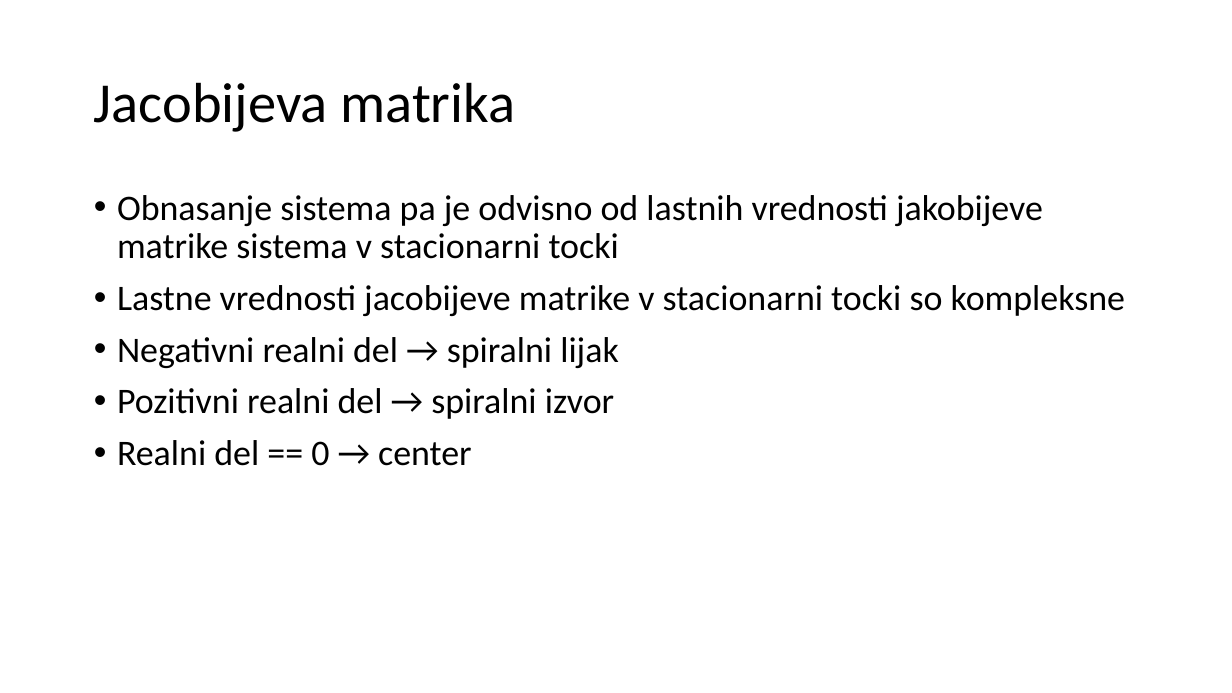
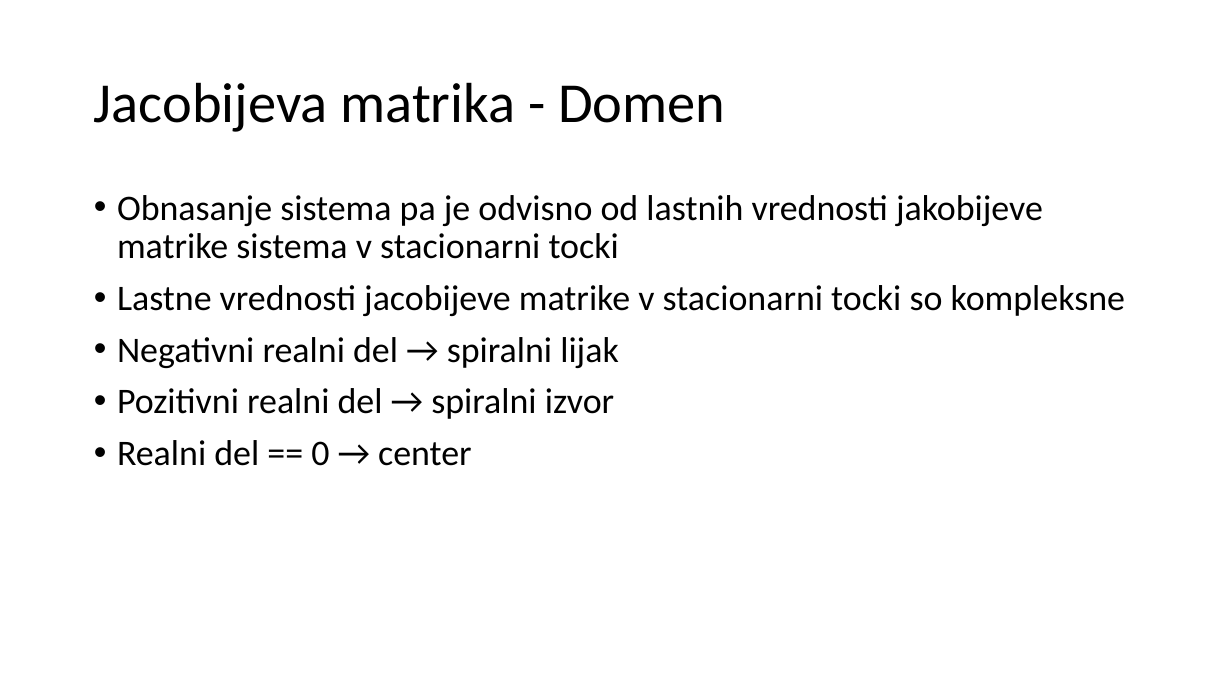
Before and after one commit to DomenMohorcic/Population-dynamics-in-the-food-chain, a slide deck: slide 10 of docs/predstavitev_text.pptx. Drawn at 1232x693 pixels with LibreOffice and Linux fonts; fonts in the diff are those of the drawing. Boxes give left, top, right and bottom in pixels: in the first picture for what was removed or moved away, otherwise in the second. Text is boxed around its words. In the diff, an @@ line names an element or a change of style, - is before the commit and + after.

```diff
--- a/docs/predstavitev_text.pptx
+++ b/docs/predstavitev_text.pptx
@@ title at box(94, 82, 725, 132): text changed @@
-Jacobijeva matrika
+Jacobijeva matrika - Domen
```
Also in this commit, not shown: 11 other slides changed, 1 other file.
